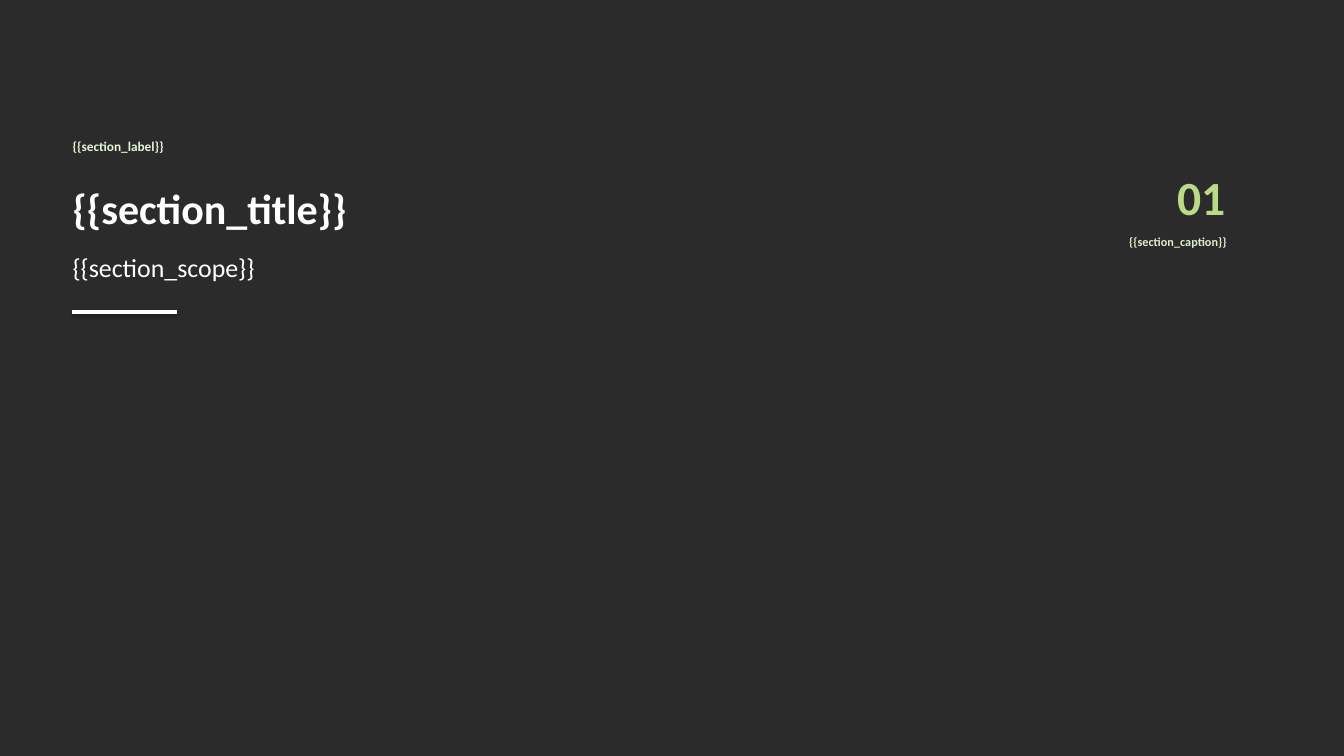
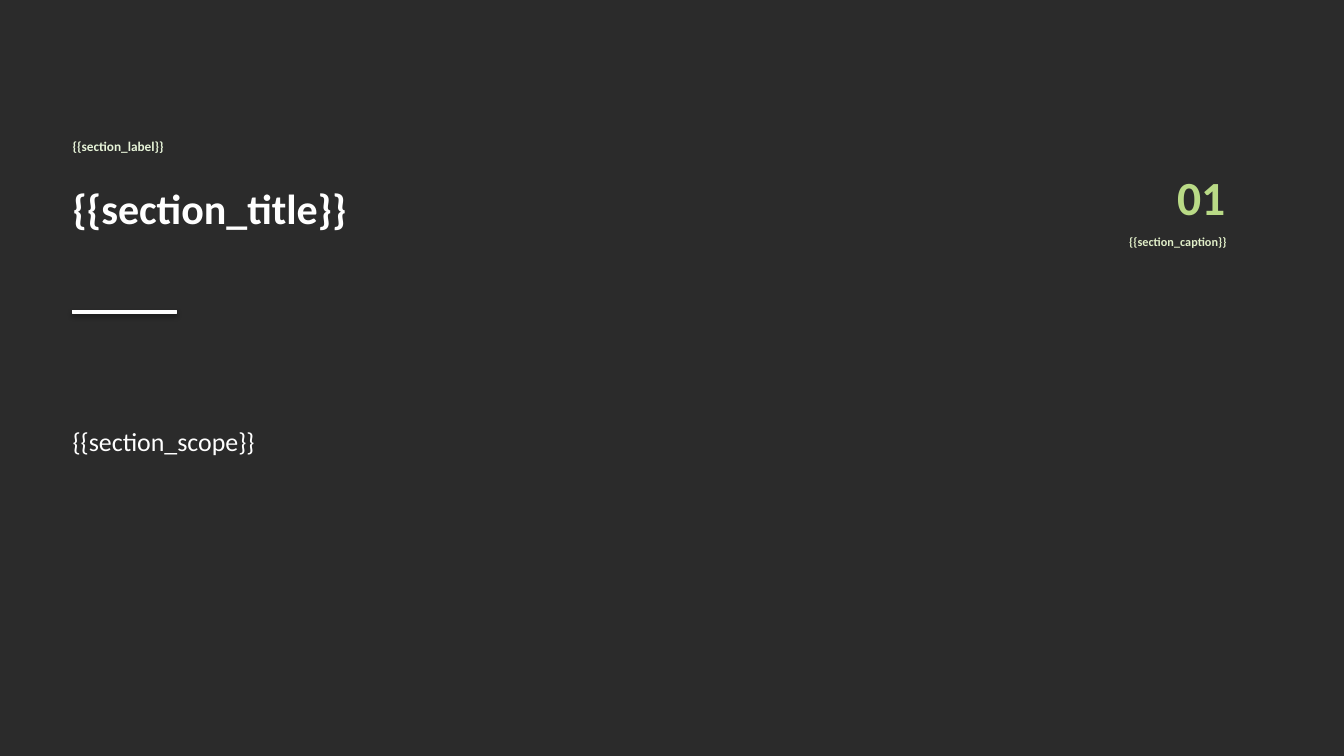
Before and after one commit to FernandoLimeira/PosicaoCampo, a slide deck: slide 2 of templates/presentations/ctt_compact_template.pptx. Drawn at 1344x756 pixels with LibreOffice and Linux fonts; fonts in the diff are those of the drawing; background and template pictures are left out; a plain dark background stands for a picture behind light text. Boxes give left, top, right and bottom in pixels: in the first picture for what was removed or moved away, otherwise in the second. Text is boxed around its words. In the diff, an @@ line names an element or a change of style, - is before the commit and + after.

```diff
--- a/templates/presentations/ctt_compact_template.pptx
+++ b/templates/presentations/ctt_compact_template.pptx
@@ text "{{section_scope}}": place and size @@
-text "{{section_scope}}" at [73, 258, 255, 281]
+text "{{section_scope}}" at [73, 432, 255, 455]
```
Also in this commit, not shown: 2 other slides changed, 2 slides added, 6 other files.
